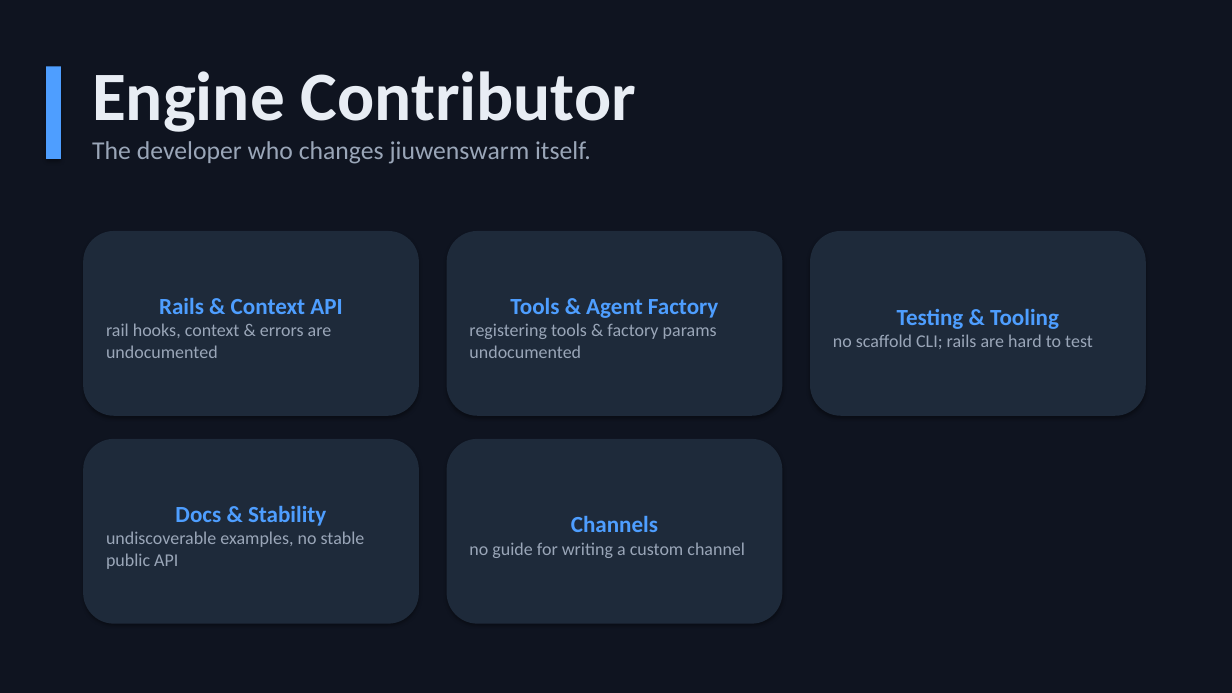
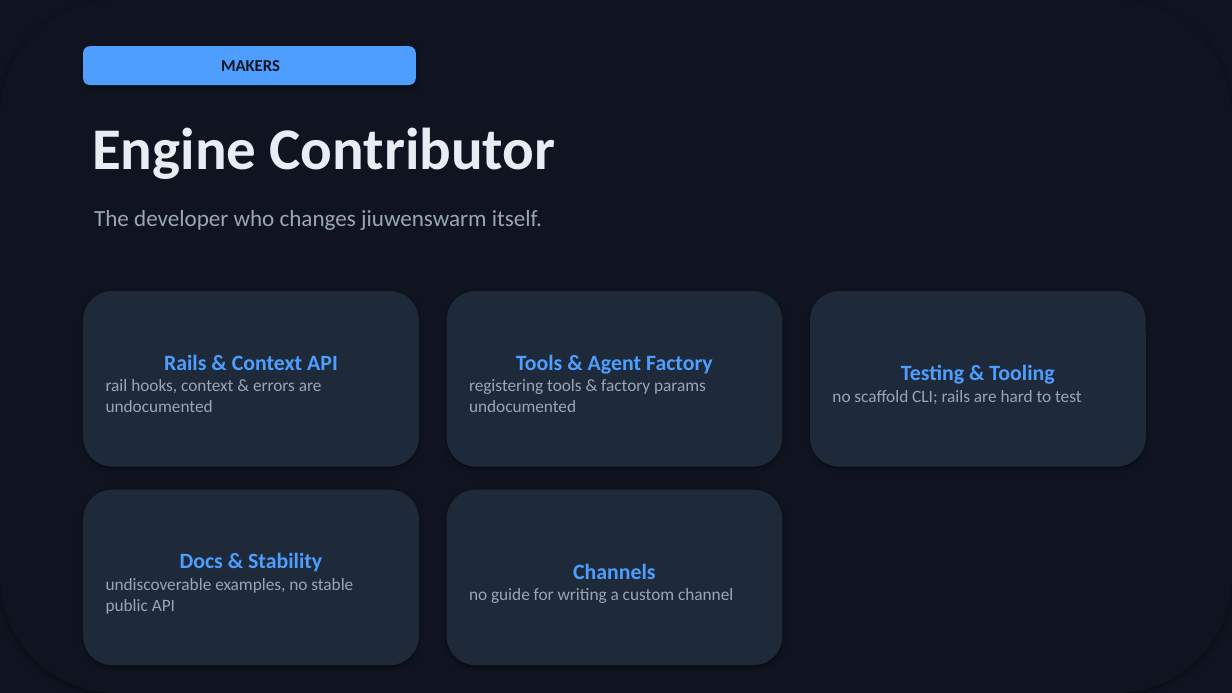
Before and after one commit to michaelatamuk/openjiuwen-jiuwenswarm, a slide deck: slide 2 of docs-michael/usability/slides/personas-deck.pptx. Drawn at 1232x693 pixels with LibreOffice and Linux fonts; fonts in the diff are those of the drawing. Boxes give left, top, right and bottom in pixels: in the first picture for what was removed or moved away, otherwise in the second. Text is boxed around its words. In the diff, an @@ line names an element or a change of style, - is before the commit and + after.

Commit message:
working on jiuwenswarm

```diff
--- a/docs-michael/usability/slides/personas-deck.pptx
+++ b/docs-michael/usability/slides/personas-deck.pptx
@@ rounded rectangle at [0,0,1232,693]: rectangle to rounded rectangle @@
@@ rounded rectangle added at [83,46,416,85], fill #4E9EFF, 13 pt, text #0F1420, bold @@
+MAKERS
@@ rectangle removed at [46,67,61,159] @@
@@ text "Engine Contributor": place and size @@
-text "Engine Contributor" at [92,71,636,164]
+text "Engine Contributor" at [92,127,556,179]
@@ text "Engine Contributor" at [92,127,556,179]: size 54 to 46 pt @@
@@ text at [92,141,591,164]: paragraph removed @@
-The developer who changes jiuwenswarm itself.
@@ text added at [94,210,542,230], 18 pt, text #9AA6B8 @@
+The developer who changes jiuwenswarm itself.
@@ rounded rectangle "Rails & Context API": place and size @@
-rounded rectangle "Rails & Context API" at [83,231,419,416]
+rounded rectangle "Rails & Context API" at [83,291,419,467]
@@ rounded rectangle "Rails & Context API" at [83,291,419,467]: size 18 to 17 pt in "Rails & Context API"; size 14 to 13.5 pt in "rail hooks, context & errors are undocumented" @@
@@ rounded rectangle "Tools & Agent Factory": place and size @@
-rounded rectangle "Tools & Agent Factory" at [446,231,782,416]
+rounded rectangle "Tools & Agent Factory" at [446,291,782,467]
@@ rounded rectangle "Tools & Agent Factory" at [446,291,782,467]: size 18 to 17 pt in "Tools & Agent Factory"; size 14 to 13.5 pt in "registering tools & factory params undocumented" @@
@@ rounded rectangle "Testing & Tooling": place and size @@
-rounded rectangle "Testing & Tooling" at [811,231,1146,416]
+rounded rectangle "Testing & Tooling" at [811,291,1146,467]
@@ rounded rectangle "Testing & Tooling" at [811,291,1146,467]: size 18 to 17 pt in "Testing & Tooling"; size 14 to 13.5 pt in "no scaffold CLI; rails are hard to ..." @@
@@ rounded rectangle "Docs & Stability": place and size @@
-rounded rectangle "Docs & Stability" at [83,439,419,624]
+rounded rectangle "Docs & Stability" at [83,490,419,665]
@@ rounded rectangle "Docs & Stability" at [83,490,419,665]: size 18 to 17 pt in "Docs & Stability"; size 14 to 13.5 pt in "undiscoverable examples, no stable public API" @@
@@ rounded rectangle "Channels": place and size @@
-rounded rectangle "Channels" at [446,439,782,624]
+rounded rectangle "Channels" at [446,490,782,665]
@@ rounded rectangle "Channels" at [446,490,782,665]: size 18 to 17 pt in "Channels"; size 14 to 13.5 pt in "no guide for writing a custom channel" @@
```
Also in this commit, not shown: 9 other slides changed, 2 slides added, 5 other files.
